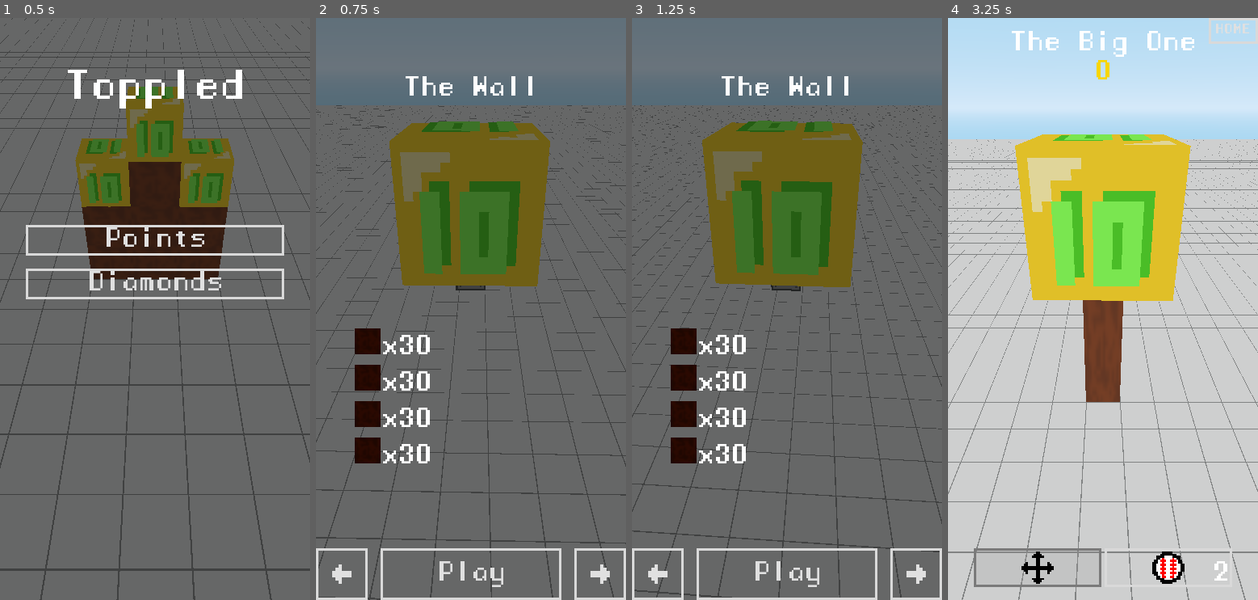
Above: before the commit, frames 1-4 (left to right).
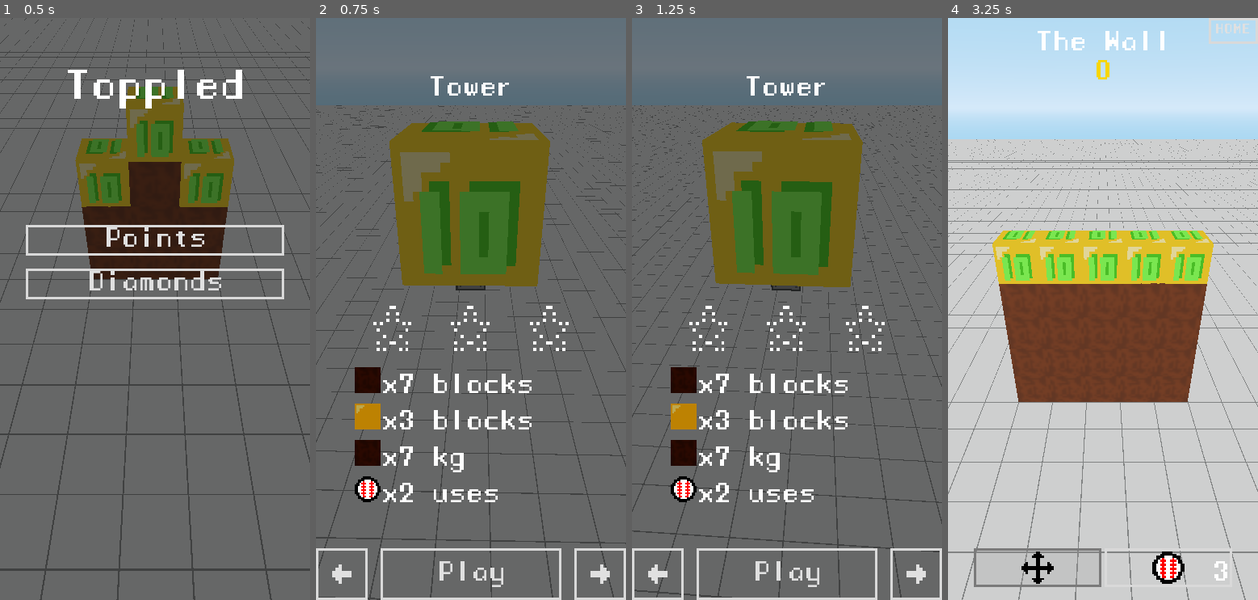
Above: after the commit, the same moments.

Repository: devinarena/Toppled
Game: Godot game, scene res://scenes/MainMenu.tscn
Two runs of this game, one before a commit and one after it. Both use one fixed random seed, a clock stepped at 60 frames per second and the inputs below.
Inputs:
- Up to frame 1 (0.5 s): no input
- Up to frame 2 (0.75 s): click "Points" at 0.5 s
- Up to frame 3 (1.25 s): no input
- Up to frame 4 (3.25 s): click "<" at 1.25 s; click ">" at 2 s; click "Play" at 2.75 s

Frame 1 is identical in both runs. In frame 2, 4.1% of the frame differs, in the area x 12-82%, y 10-84%; in frame 3, 4.1%; in frame 4, 24%, in the area x 14-91%, y 2-97%.

Commit message:
proper level ordering

Diff:
--- a/levels/DoubleStack.json
+++ b/levels/DoubleStack.json
@@ -1,4 +1,5 @@
 {
+  "id": 5,
   "name": "Double Stack",
   "author": "Devin Arena",
   "rules": {
--- a/levels/Floating.json
+++ b/levels/Floating.json
@@ -1,4 +1,5 @@
 {
+  "id": 6,
   "name": "Floating",
   "author": "Devin Arena",
   "rules": {
--- a/levels/Floodgate.json
+++ b/levels/Floodgate.json
@@ -1,4 +1,5 @@
 {
+  "id": 4,
   "name": "Floodgate",
   "author": "Devin Arena",
   "rules": {
--- a/levels/Insides.json
+++ b/levels/Insides.json
@@ -1,4 +1,5 @@
 {
+  "id": 7,
   "name": "Insides",
   "author": "Devin Arena",
   "rules": {
--- a/levels/Scattershot.json
+++ b/levels/Scattershot.json
@@ -1,4 +1,5 @@
 {
+  "id": 8,
   "author": "Devin Arena",
   "name": "Scattershot",
   "rules": {
--- a/levels/Sniper.json
+++ b/levels/Sniper.json
@@ -1,4 +1,5 @@
 {
+  "id": 3,
   "name": "Sniper",
   "author": "Devin Arena",
   "rules": {
--- a/levels/TheBigOne.json
+++ b/levels/TheBigOne.json
@@ -1,4 +1,5 @@
 {
+  "id": 2,
   "name": "The Big One",
   "author": "Devin Arena",
   "rules": {
--- a/levels/TheWall.json
+++ b/levels/TheWall.json
@@ -1,4 +1,5 @@
 {
+  "id": 1,
   "name": "The Wall",
   "author": "Devin Arena",
   "rules": {
--- a/levels/Tower.json
+++ b/levels/Tower.json
@@ -1,4 +1,5 @@
 {
+	"id": 0,
 	"name": "Tower",
 	"author": "Devin Arena",
 	"rules": {
--- a/scenes/PointsLevelMenu.tscn
+++ b/scenes/PointsLevelMenu.tscn
@@ -8,6 +8,8 @@
 [ext_resource path="res://assets/Theme.tres" type="Theme" id=6]
 [ext_resource path="res://assets/Font32.tres" type="DynamicFont" id=7]
 [ext_resource path="res://script/PointsLevelMenu.gd" type="Script" id=8]
+[ext_resource path="res://assets/star_outline.png" type="Texture" id=9]
+[ext_resource path="res://assets/star.png" type="Texture" id=10]
 
 [node name="PointsLevelMenu" type="Node"]
 script = ExtResource( 8 )
@@ -64,9 +66,9 @@
 
 [node name="LevelStats" type="VBoxContainer" parent="Control"]
 anchor_left = 0.125
-anchor_top = 0.533333
+anchor_top = 0.6
 anchor_right = 0.875
-anchor_bottom = 0.866667
+anchor_bottom = 0.844444
 __meta__ = {
 "_edit_use_anchors_": true
 }
@@ -113,6 +115,76 @@
 text = "x30"
 fit_content_height = true
 scroll_active = false
+
+[node name="StarContainer" type="HBoxContainer" parent="Control"]
+anchor_left = 0.125
+anchor_top = 0.488889
+anchor_right = 0.875
+anchor_bottom = 0.577778
+margin_bottom = -3.05176e-05
+alignment = 1
+__meta__ = {
+"_edit_use_anchors_": true
+}
+
+[node name="Star1Empty" type="TextureRect" parent="Control/StarContainer"]
+margin_right = 44.0
+margin_bottom = 64.0
+size_flags_horizontal = 3
+size_flags_vertical = 3
+texture = ExtResource( 9 )
+expand = true
+stretch_mode = 6
+
+[node name="Star1Filled" type="TextureRect" parent="Control/StarContainer"]
+margin_left = 48.0
+margin_right = 93.0
+margin_bottom = 64.0
+size_flags_horizontal = 3
+size_flags_vertical = 3
+texture = ExtResource( 10 )
+expand = true
+stretch_mode = 6
+
+[node name="Star2Empty" type="TextureRect" parent="Control/StarContainer"]
+margin_left = 97.0
+margin_right = 142.0
+margin_bottom = 64.0
+size_flags_horizontal = 3
+size_flags_vertical = 3
+texture = ExtResource( 9 )
+expand = true
+stretch_mode = 6
+
+[node name="Star2Filled" type="TextureRect" parent="Control/StarContainer"]
+margin_left = 146.0
+margin_right = 190.0
+margin_bottom = 64.0
+size_flags_horizontal = 3
+size_flags_vertical = 3
+texture = ExtResource( 10 )
+expand = true
+stretch_mode = 6
+
+[node name="Star3Empty" type="TextureRect" parent="Control/StarContainer"]
+margin_left = 194.0
+margin_right = 239.0
+margin_bottom = 64.0
+size_flags_horizontal = 3
+size_flags_vertical = 3
+texture = ExtResource( 9 )
+expand = true
+stretch_mode = 6
+
+[node name="Star3Filled" type="TextureRect" parent="Control/StarContainer"]
+margin_left = 243.0
+margin_right = 288.0
+margin_bottom = 64.0
+size_flags_horizontal = 3
+size_flags_vertical = 3
+texture = ExtResource( 10 )
+expand = true
+stretch_mode = 6
 
 [node name="HBoxContainer" type="HBoxContainer" parent="Control"]
 anchor_top = 0.911111
--- a/script/Level.gd
+++ b/script/Level.gd
@@ -70,6 +70,7 @@
 
 var total_blocks = 0
 var total_mass = 0
+var total_points = 0
 
 func load_blocks(data: Dictionary) -> void:
 	for block in data["blocks"]:
@@ -86,9 +87,12 @@
 
 		total_blocks += 1
 		total_mass += b.mass
+		total_points += int(b is BlockPoints)
 
+	# Temporary for stats
 	print("Total blocks: %s" % total_blocks)
 	print("Total mass: %s" % total_mass)
+	print("Total points: %s" % total_points)
 
 
 func load_level_data(data: Dictionary) -> void:
--- a/script/PointsLevelMenu.gd
+++ b/script/PointsLevelMenu.gd
@@ -3,39 +3,10 @@
 const s_level = "res://scenes/Level.tscn"
 
 var level_idx: int = 0
-var levels: Array = []
 var timer: float = 0.0
 
-var level_stats = {
-	"DoubleStack":
-	{
-		"total_blocks": 8,
-		"point_blocks": 2,
-		"block_mass": 144,
-		"tool": {"type": "bowlingball", "quantity": 4}
-	},
-	"Floating":
-	{
-		"total_blocks": 10,
-		"point_blocks": 5,
-		"block_mass": 10,
-		"tool": {"type": "baseball", "quantity": 5}
-	},
-	"Floodgate":
-	{
-		"total_blocks": 11,
-		"point_blocks": 6,
-		"block_mass": 379,
-		"tool": {"type": "baseball", "quantity": 1}
-	},
-	"Insides":
-	{
-		"total_blocks": 125,
-		"point_blocks": 27,
-		"block_mass": 125,
-		"tool": {"type": "bomb", "quantity": 2}
-	},
-}
+var level_list: Array = []
+var level_stats = {}
 
 
 func load_levels() -> void:
@@ -58,19 +29,49 @@
 					lname += c
 				first = false
 
-			levels.push_back([lname, level])
+			var file = File.new()
+			var path = "res://levels/%s.json" % level
+			if file.open(path, File.READ) == OK:
+				var data = parse_json(file.get_as_text())
+				file.close()
+
+				var stats = {
+					"level": level,
+					"total_blocks": 0,
+					"point_blocks": 0,
+					"block_mass": 0,
+					"tool":
+					{
+						"type": "none",
+						"quantity": 0,
+					},
+				}
+
+				for block in data.blocks:
+					stats.total_blocks += 1
+					stats.block_mass += (block.scale.x * block.scale.y * block.scale.z)
+
+					if block.type == "points":
+						stats.point_blocks += 1
+
+				if data.rules["tool"]:
+					stats["tool"].type = data.rules["tool"].type
+					stats["tool"].quantity = data.rules["tool"].quantity
+
+				level_stats[lname] = stats
+				if data.id > level_list.size():
+					level_list.append(lname)
+				else:
+					level_list.insert(data.id, lname)
 
 			level = dir.get_next()
 
 
 func setup_gui() -> void:
-	var level = levels[level_idx]
-	$Control/LevelName.text = level[0]
+	var level = level_list[level_idx]
+	$Control/LevelName.text = level
 
-	if not level[1] in level_stats:
-		return
-
-	var stats = level_stats[level[1]]
+	var stats = level_stats[level]
 
 	$Control/LevelStats/TotalBlocks.bbcode_text = (
 		"[img=32x32]res://assets/blocks/normal.png[/img]x%s blocks"
@@ -88,6 +89,14 @@
 		"[img=32x32]%s[/img]x%s uses"
 		% [Tools.TOOLS[stats["tool"].type].icon, stats["tool"].quantity]
 	)
+
+	var stars = randi() % 4
+	for i in range(stars):
+		$Control/StarContainer.get_node("Star%sEmpty" % (i + 1)).hide()
+		$Control/StarContainer.get_node("Star%sFilled" % (i + 1)).show()
+	for i in range(stars, 3):
+		$Control/StarContainer.get_node("Star%sFilled" % (i + 1)).hide()
+		$Control/StarContainer.get_node("Star%sEmpty" % (i + 1)).show()
 
 
 func _ready():
@@ -108,7 +117,7 @@
 
 
 func _on_NextButton_pressed() -> void:
-	if level_idx == levels.size() - 1:
+	if level_idx == level_list.size() - 1:
 		return
 
 	level_idx += 1
@@ -116,6 +125,6 @@
 
 
 func _on_PlayButton_pressed() -> void:
-	Globals.level = levels[level_idx][1]
+	Globals.level = level_stats[level_list[level_idx]].level
 	get_tree().change_scene(s_level)
 	print("Loading level: " + Globals.level)
--- a/script/tools/Bomb.gd
+++ b/script/tools/Bomb.gd
@@ -1,7 +1,7 @@
 extends "res://script/ToppleTool.gd"
 
 const EXPLOSION_RADIUS: float = 96.0
-const EXPLOSION_FORCE: float = 0.0004
+const EXPLOSION_FORCE: float = 0.00055
 
 
 func explode() -> void:
Not shown: 1 places in scenes/PointsLevelMenu.tscn that only renumber resources
Not shown, changed: Blox.apk
Not shown, changed: Blox.apk.idsig
